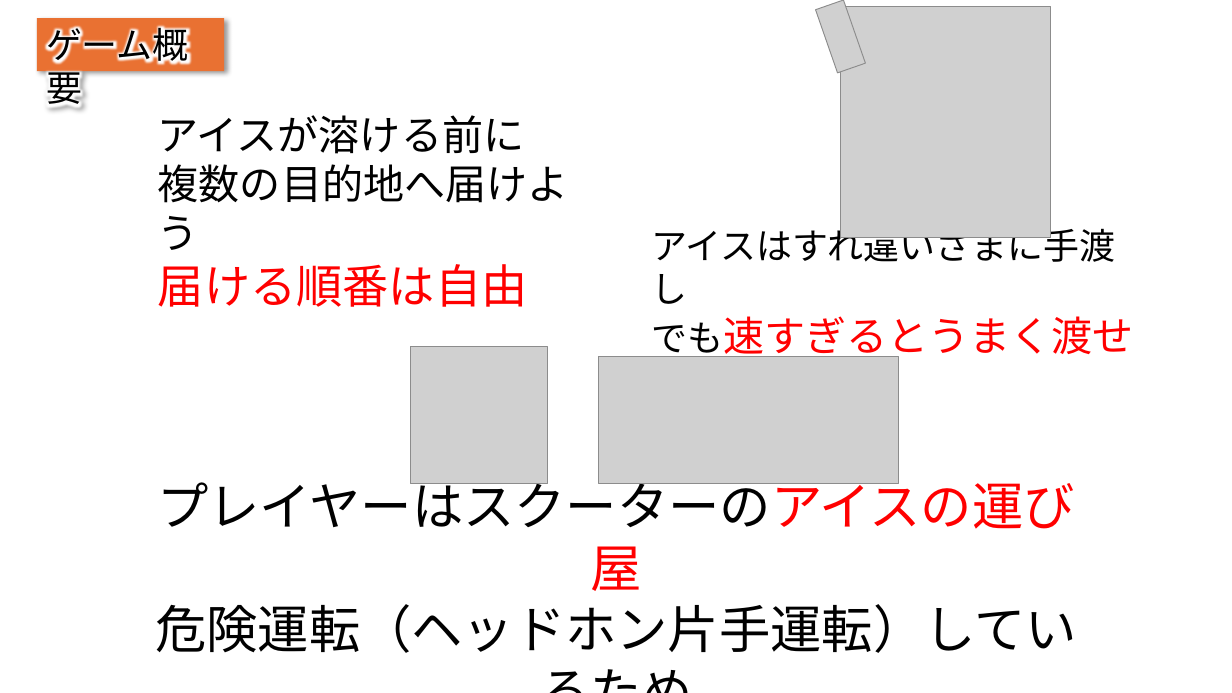
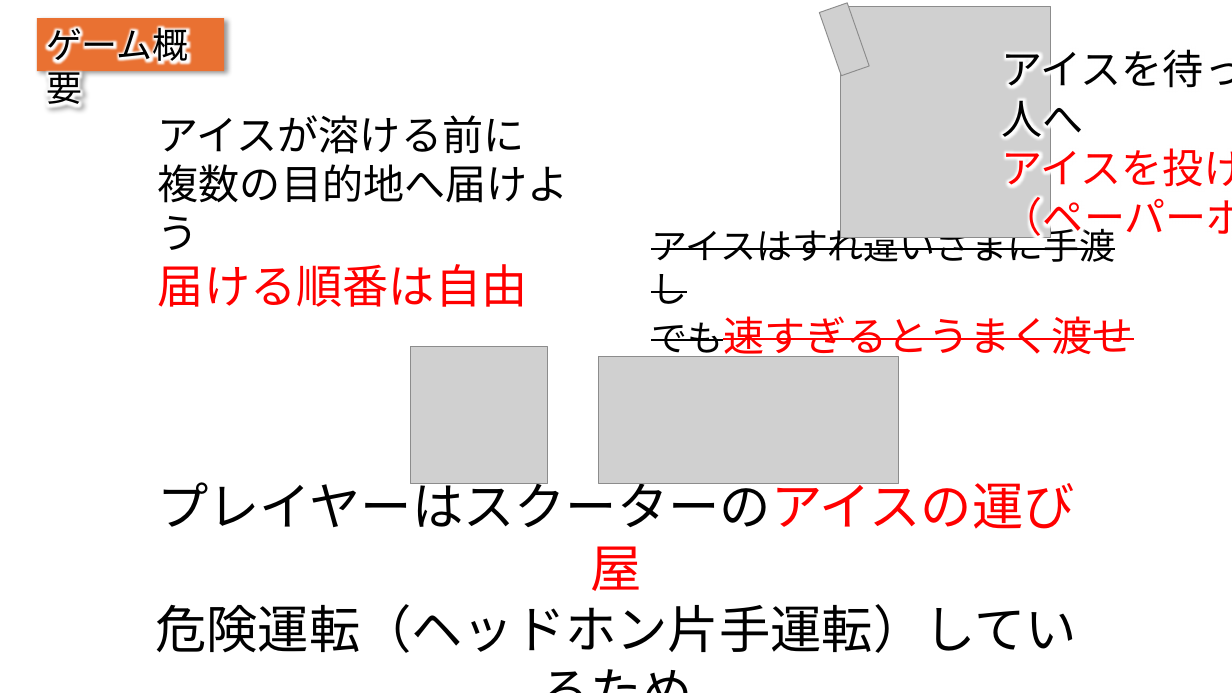
Before and after one commit to IbukiOkusada/GradProject, a slide deck: slide 3 of 企画書/カットビ企画書.pptx. Drawn at 1232x693 pixels with LibreOffice and Linux fonts; fonts in the diff are those of the drawing; grey boxes stand for pictures. Boxes give left, top, right and bottom in pixels: in the first picture for what was removed or moved away, otherwise in the second. Text is boxed around its words. In the diff, an @@ line names an element or a change of style, - is before the commit and + after.

Commit message:
ぽいぽいアイス

```diff
--- a/企画書/カットビ企画書.pptx
+++ b/企画書/カットビ企画書.pptx
@@ picture moved from (x1=816, y1=0, x2=866, y2=72) to (x1=820, y1=3, x2=870, y2=75) @@
@@ text added at (x1=157, y1=42, x2=1232, y2=529), 32 pt, text #FF0000 @@
+アイスを待っている人へ
+アイスを投げまくる
+（ペーパーボーイ）
@@ text "アイスはすれ違いざまに手渡し" at (x1=651, y1=223, x2=1134, y2=412): strikethrough on @@
```
Also in this commit, not shown: 3 other slides changed.
